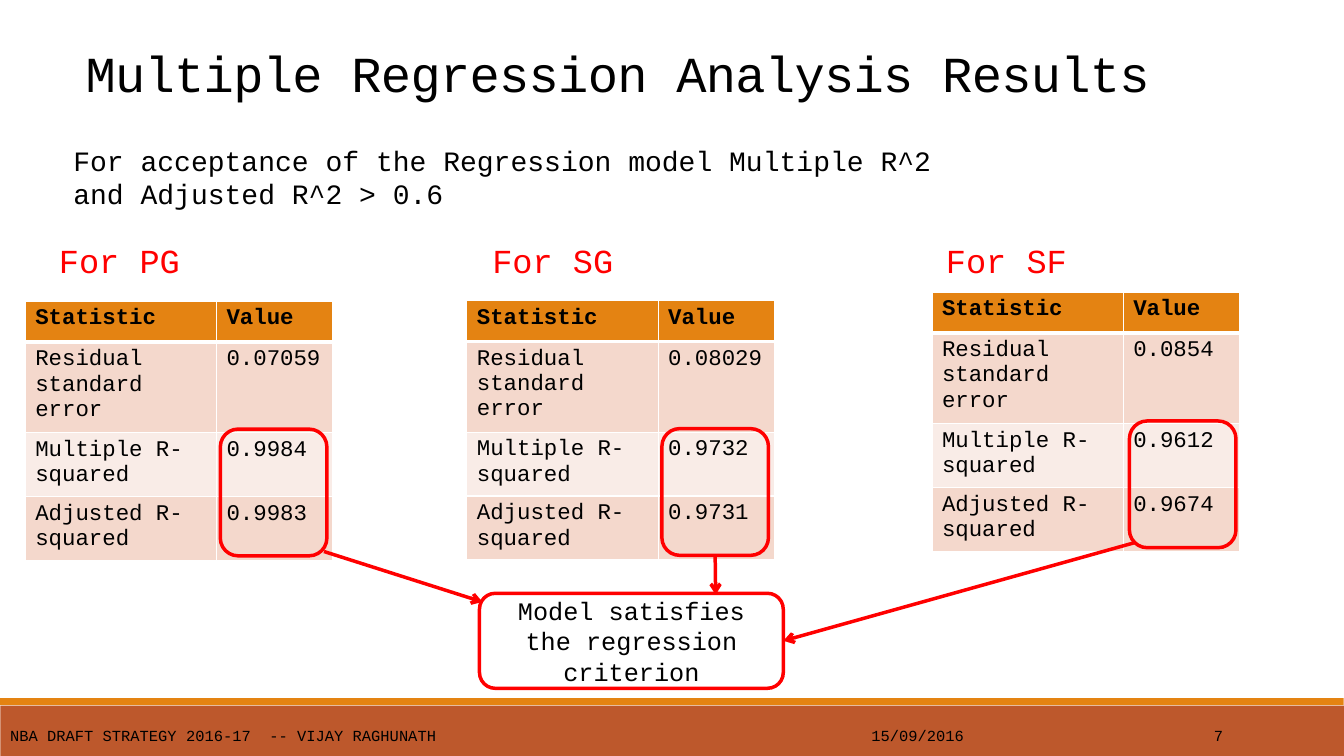
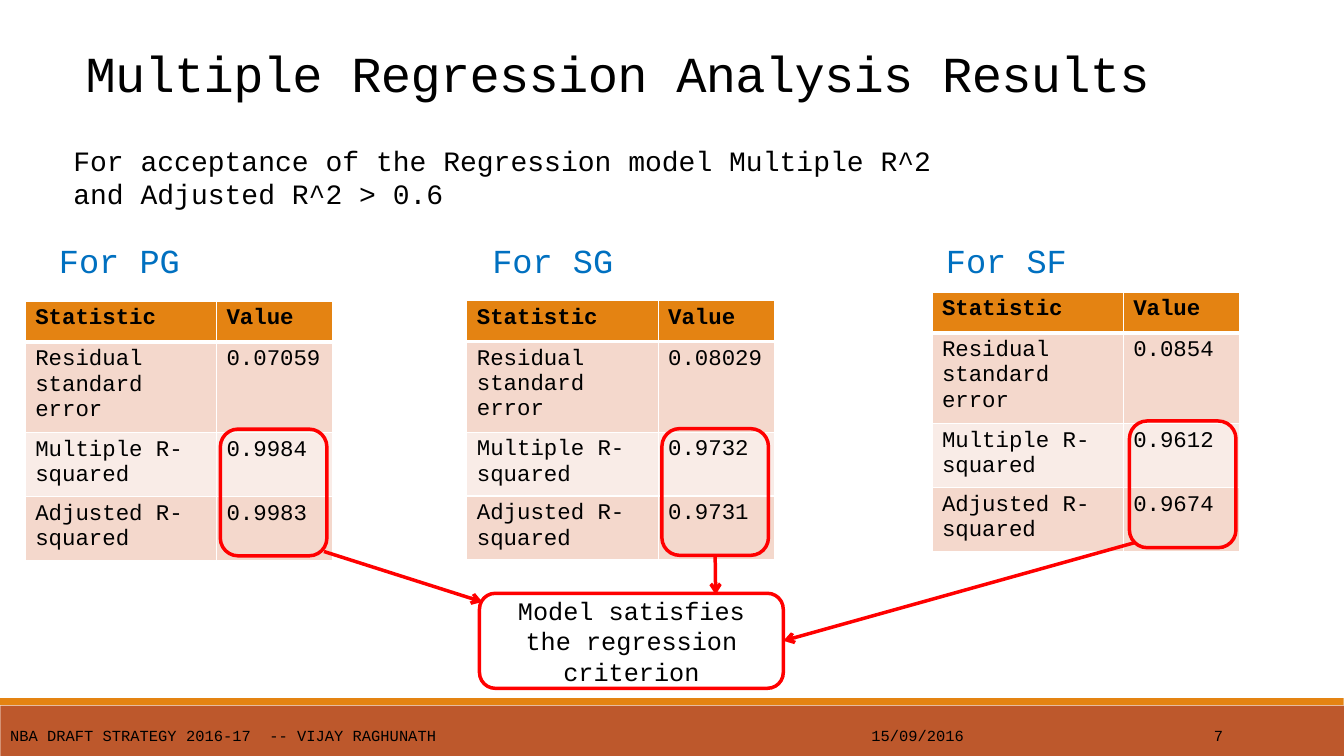
Before and after one commit to vijayr1912/NBA-scouting-draft, a slide deck: slide 8 of NBA-Draft-Scouting.pptx. Drawn at 1344x756 pixels with LibreOffice and Linux fonts; fonts in the diff are those of the drawing. Boxes give left, top, right and bottom in pixels: in the first picture for what was removed or moved away, otherwise in the second. Text is boxed around its words. In the diff, an @@ line names an element or a change of style, - is before the commit and + after.

```diff
--- a/NBA-Draft-Scouting.pptx
+++ b/NBA-Draft-Scouting.pptx
@@ text "For PG For SG For ..." at (x1=59, y1=250, x2=1067, y2=274): text colour #FF0000 to #0070C0 @@
```
Also in this commit, not shown: 9 other slides changed, 1 slide added, 2 other files.
